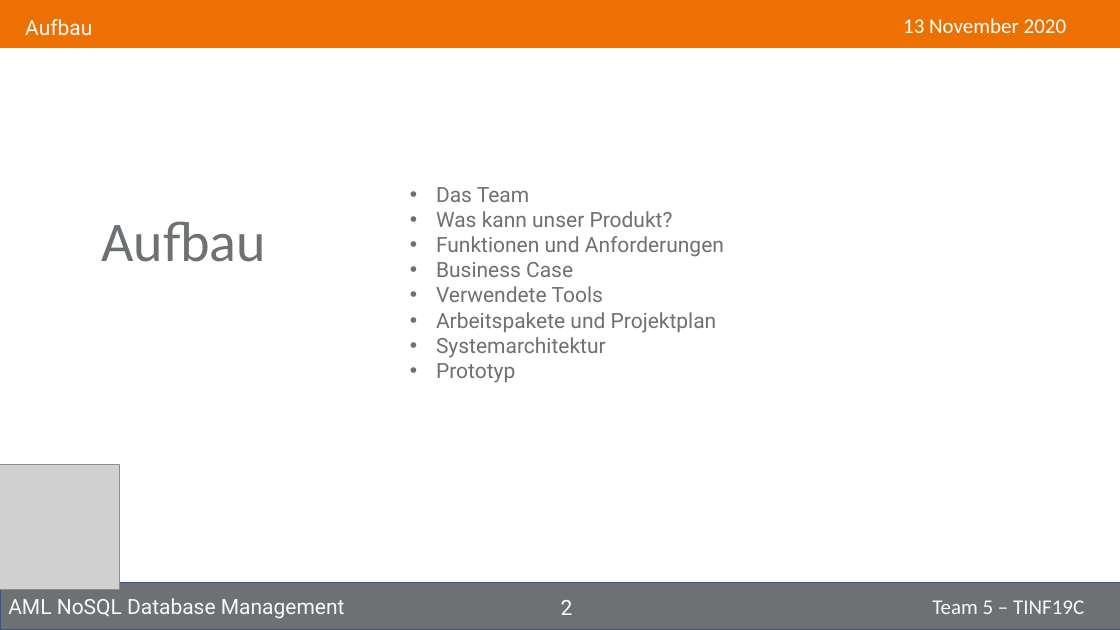
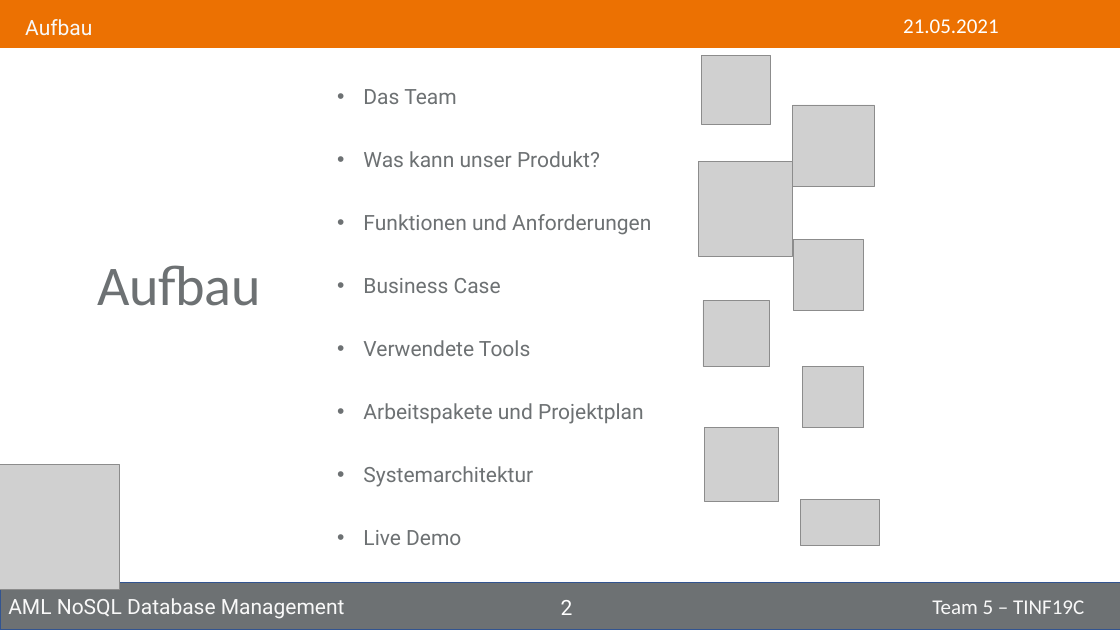
Before and after one commit to NurNils/aml-nosql-database-management, a slide deck: slide 2 of PROJECT/Presentation/Tinf19C_Team5_Presentation.pptx. Drawn at 1120x630 pixels with LibreOffice and Linux fonts; fonts in the diff are those of the drawing; grey boxes stand for pictures. Boxes give left, top, right and bottom in pixels: in the first picture for what was removed or moved away, otherwise in the second. Text is boxed around its words. In the diff, an @@ line names an element or a change of style, - is before the commit and + after.

```diff
--- a/PROJECT/Presentation/Tinf19C_Team5_Presentation.pptx
+++ b/PROJECT/Presentation/Tinf19C_Team5_Presentation.pptx
@@ text at (903,19,999,33): text changed @@
-13 November 2020
+21.05.2021
@@ text "Das Team": place and size @@
-text "Das Team" at (436,187,724,383)
+text "Das Team" at (363,89,651,545)
@@ picture added at (702,55,770,124) @@
@@ text at (363,89,651,487): line spacing 1 to 2.5 @@
@@ picture added at (793,105,875,187) @@
@@ picture added at (698,161,793,256) @@
@@ text "Aufbau": place and size @@
-text "Aufbau" at (101,221,265,262)
+text "Aufbau" at (97,265,261,306)
@@ picture added at (793,240,864,311) @@
@@ picture added at (703,301,770,366) @@
@@ picture added at (802,366,864,428) @@
@@ picture added at (705,428,779,502) @@
@@ picture added at (801,499,880,545) @@
@@ text at (363,530,461,545): text changed @@
-• Prototyp
+• Live Demo
```
Also in this commit, not shown: 16 other slides changed, 3 slides added, 1 slide removed, 1 other file.
